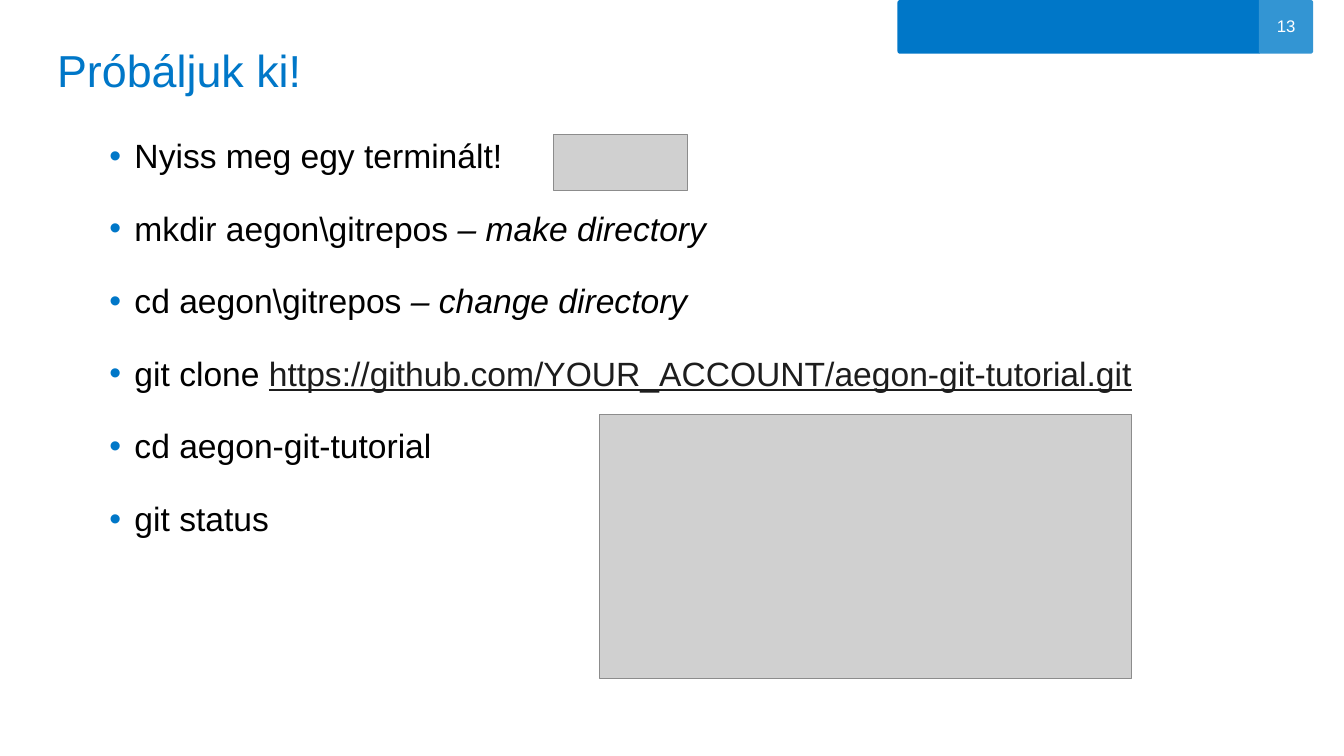
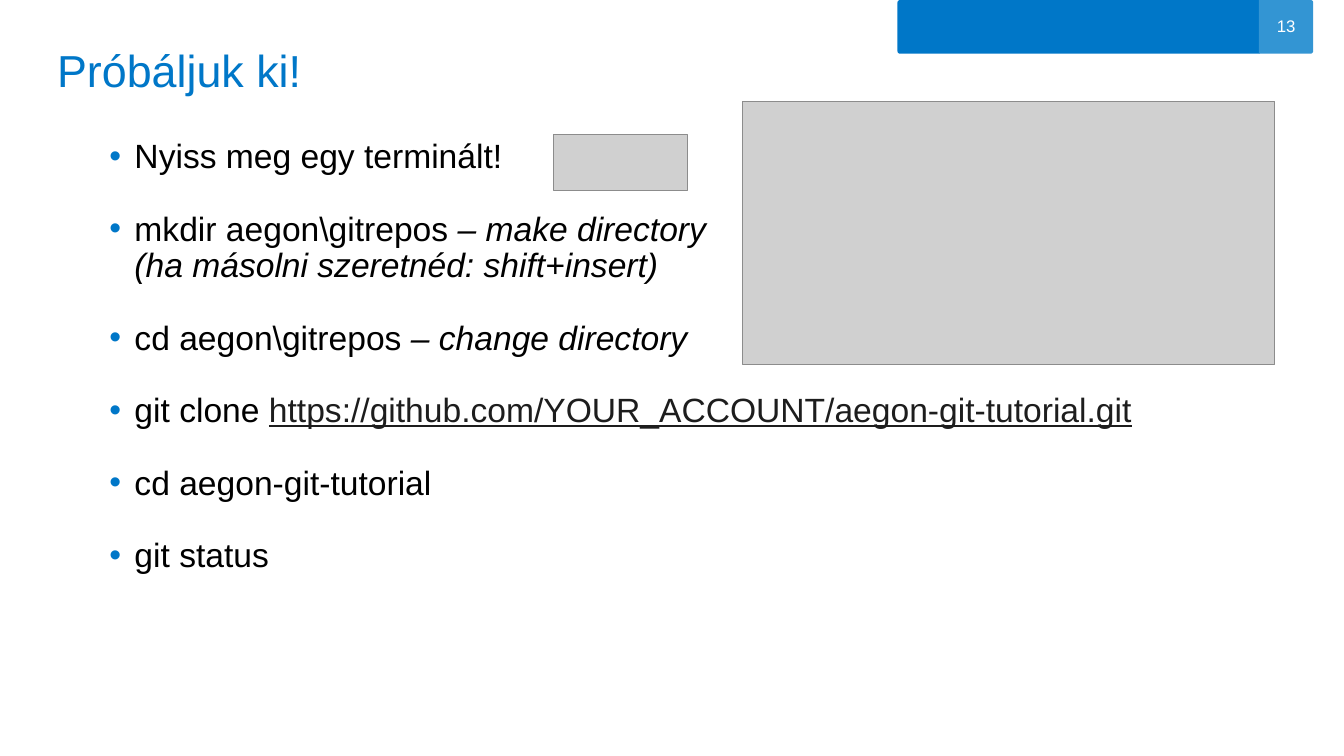
Before and after one commit to oerika1988/aegon-git-tutorial, a slide deck: slide 13 of GIT.pptx. Drawn at 1344x756 pixels with LibreOffice and Linux fonts; fonts in the diff are those of the drawing; grey boxes stand for pictures; background and template pictures are left out. Boxes give left, top, right and bottom in pixels: in the first picture for what was removed or moved away, otherwise in the second. Text is boxed around its words. In the diff, an @@ line names an element or a change of style, - is before the commit and + after.

```diff
--- a/GIT.pptx
+++ b/GIT.pptx
@@ picture: place and size @@
-picture at (600, 414, 1132, 679)
+picture at (743, 101, 1275, 365)
@@ text at (134, 216, 706, 284): text changed; italic on @@
-• mkdir aegon\gitrepos – make directory
+• mkdir aegon\gitrepos – make directory
+  (ha másolni szeretnéd: shift+insert)
```
Also in this commit, not shown: 15 other slides changed, 1 slide added, 1 slide removed.
